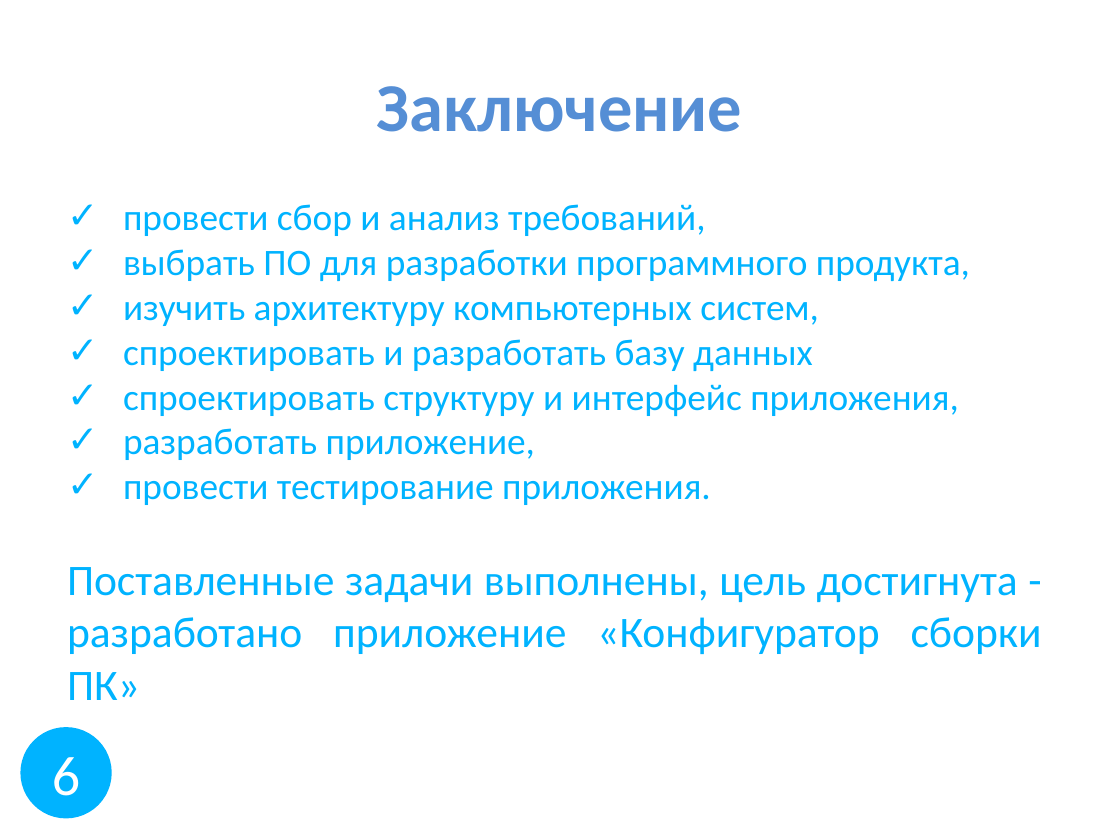
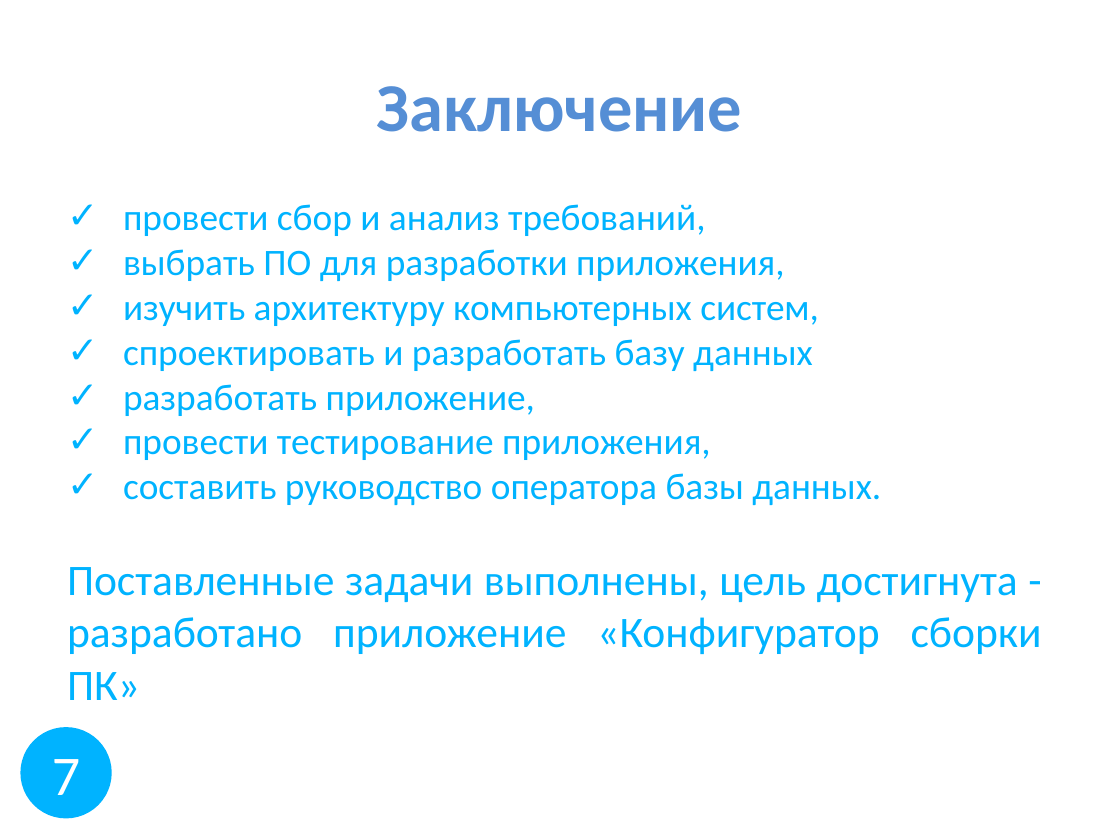
Before and after one commit to D1pex2/ConfiguratorPC, a slide deck: slide 7 of Презентация.pptx (slide 6 before the commit). Drawn at 1120x840 pixels with LibreOffice and Linux fonts; fonts in the diff are those of the drawing. Boxes give left, top, right and bottom in pixels: in the first picture for what was removed or moved away, otherwise in the second. Text is boxed around its words. In the diff, an @@ line names an element or a change of style, - is before the commit and + after.

```diff
--- a/Презентация.pptx
+++ b/Презентация.pptx
@@ text at bbox=[123, 249, 785, 281]: text changed @@
-✓ выбрать ПО для разработки программного продукта,
+✓ выбрать ПО для разработки приложения,
@@ text at bbox=[123, 384, 959, 416]: paragraph removed @@
-✓ спроектировать структуру и интерфейс приложения,
@@ text at bbox=[123, 436, 881, 505]: text changed @@
-✓ провести тестирование приложения.
+✓ провести тестирование приложения,
+✓ составить руководство оператора базы данных.
@@ text in ellipse at bbox=[52, 759, 80, 795]: text changed @@
-6
+7
```
Also in this commit, not shown: 5 other slides changed, 1 slide added.
